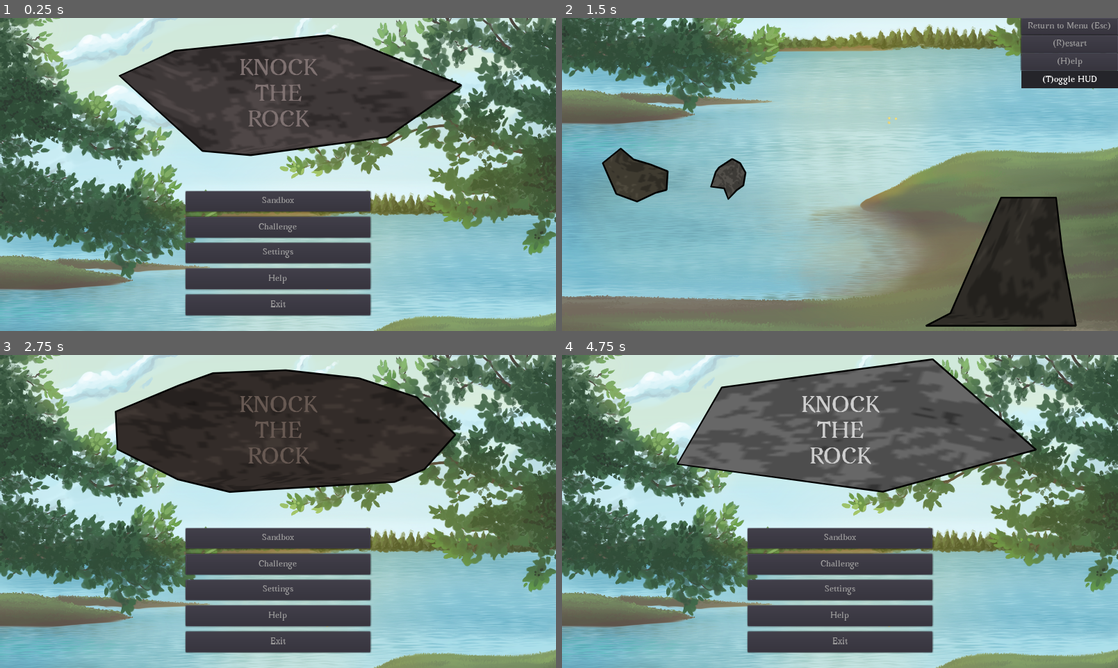
Above: before the commit, frames 1-4 (two rows, left to right).
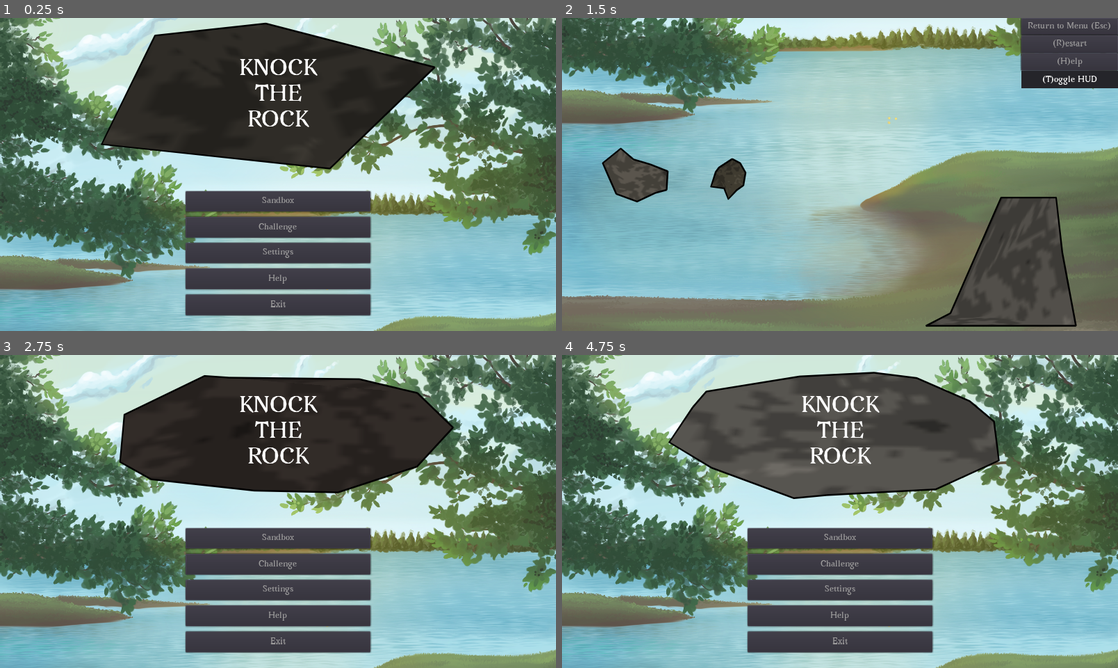
Above: after the commit, the same moments.

Repository: ebrahimebrahim/knock-the-rock
Game: Godot game, scene res://MenuScreen.tscn
Two runs of this game, one before a commit and one after it. Both use one fixed random seed, a clock stepped at 60 frames per second and the inputs below.
Inputs (mouse positions are in pixels of both pictures, inside the frame that each line leads up to):
- Up to frame 1 (0.25 s): no input
- Up to frame 2 (1.5 s): click "Sandbox" at 0.5 s; move the mouse to (962, 158) at 1.27 s; hold T (toggle_hud) from 1.28 s (still down); click (962, 158) at 1.42 s
- Up to frame 3 (2.75 s): release T (toggle_hud) at 2 s; click "Return to Menu (Esc)" at 2 s
- Up to frame 4 (4.75 s): click "Challenge" at 2.75 s; move the mouse to (728, 527) at 3.52 s; tap T (toggle_hud) at 3.6 s; click (728, 527) at 3.67 s; click "Return to Menu (Esc)" at 4.25 s

The runs differ from the first frame. In frame 1, 13% of the frame differs, in the area x 18-84%, y 1-49%; in frame 2, 4.4%; in frame 3, 3.8%; in frame 4, 8.6%.

Commit message:
make logo generation use RockPolygon code
This addresses the code duplication mentioned in
commit ae519ee8b952db9ca7d651352bee0dd9489e846f
Unfortunately it required the use of some weird "_init(blah).(blah)"
notation, which is explained in:
https://docs.godotengine.org/en/3.2/getting_started/scripting/gdscript/gdscript_basics.html#class-constructor

Diff:
--- a/ktr/BoulderPolygon.gd
+++ b/ktr/BoulderPolygon.gd
@@ -18,7 +18,7 @@
 # For some reason we need to have an _init defined if we want BoulderPolygon's properties to persist
 # This doesn't override RockPolygon's init; in fact it does nothing.
 # I don't understand why this is needed and it's really bothering me
-func _init():
+func _init().(true):
 	pass
 
 
--- a/ktr/Logo.gd
+++ b/ktr/Logo.gd
@@ -1,72 +1,10 @@
 extends Control
 
-var vertices = PoolVector2Array()
-var texture_uvs = PoolVector2Array()
-var texture : ImageTexture
-
-const colors = [Color("565656"),
-				Color("ffffff"),
-				Color("635353"),
-				Color("6f5e3f"),
-				Color("7d7e57")]
+const LogoPolygon = preload("LogoPolygon.gd")
+var logo_polygon : LogoPolygon
 
 func _ready():
 	randomize()
-	generate_texture()
-	modulate = generate_color()
-	generate_polygon()
-
-func generate_texture():
-	texture = ImageTexture.new()
-	var noise = OpenSimplexNoise.new()
-	noise.seed = randi()
-	noise.octaves = 6
-	noise.period = 256
-	noise.persistence = 1
-	noise.lacunarity = 2.54
-	var img = noise.get_image(64,64)
-	rockify_image(img)
-	texture.create_from_image(img)
-	texture.set_flags(texture.FLAGS_DEFAULT & ~(texture.FLAG_REPEAT))
-
-
-func rockify_image(img : Image) -> void:
-	img.convert(img.FORMAT_L8) # convert to grayscale
-	for i in range(len(img.data["data"])):
-		img.data["data"][i] = (img.data["data"][i]/32)*32
-
-
-func generate_color() -> Color:
-	var output_color = colors[randi()%colors.size()]
-	for _i in range(3):
-		output_color = output_color.linear_interpolate(colors[randi()%colors.size()],randf())
-	return output_color
-
-
-func random_point_in_disk_and_outside_disk(center_in : Vector2, radius_in : float, center_out : Vector2, radius_out : float):
-	var output = center_in+100*Vector2(radius_in,0)
-	while(output.distance_to(center_in) >= radius_in  or  output.distance_to(center_out)<radius_out):
-		output = Vector2(rand_range(center_in.x-radius_in,center_in.x+radius_in),rand_range(center_in.y-radius_in,center_in.y+radius_in))
-	return output
-
-
-func generate_polygon():
-	var x_radius = abs($xRadius.position.x)
-	var y_radius = abs($yRadius.position.y)
-	var r = y_radius
-	var n = 5 + randi()%11
-	var dt = 2*PI/n
-	var mini_r = r*sin(dt/2)
-	var stretch = x_radius / y_radius
-	for i in range(n):
-		var new_vert = random_point_in_disk_and_outside_disk(r*Vector2(cos(dt*i),sin(dt*i)),mini_r,Vector2(0,0),r)
-		new_vert.x *= stretch
-		vertices.push_back(new_vert)
-
-		texture_uvs.push_back(0.5*(Vector2(cos(dt*i),sin(dt*i)) + Vector2(1,1)))
-
-
-func _draw():
-	draw_polygon(vertices, [], texture_uvs, texture)
-	draw_polyline(vertices,Color(0.0,0.0,0.0),2.0,true)
-	draw_line(vertices[-1],vertices[0],Color(0.0,0.0,0.0),2.0,true)
+	logo_polygon = LogoPolygon.new(abs($xRadius.position.x),abs($yRadius.position.y))
+	add_child(logo_polygon)
+	move_child(logo_polygon,0) # Move to top to get drawn underneath oher stuff
--- /dev/null
+++ b/ktr/LogoPolygon.gd
@@ -0,0 +1,37 @@
+extends "res://RockPolygon.gd"
+
+var x_radius : float
+var y_radius : float
+
+
+# The ".(false)" thing is explained here:
+# https://docs.godotengine.org/en/3.2/getting_started/scripting/gdscript/gdscript_basics.html#class-constructor
+# The purpose is to tell RockPolygon's _init method to not generate polygon,
+# so that we can do it here instead, after we inititalize x_radius and y_radius
+func _init(p_x_radius : float, p_y_radius : float).(false):
+	assert(p_x_radius > 0)
+	assert(p_y_radius > 0)
+	x_radius = p_x_radius
+	y_radius = p_y_radius
+	generate_polygon()
+
+
+func random_point_in_disk_and_outside_disk(center_in : Vector2, radius_in : float, center_out : Vector2, radius_out : float):
+	var output = center_in+100*Vector2(radius_in,0)
+	while(output.distance_to(center_in) >= radius_in  or  output.distance_to(center_out)<radius_out):
+		output = Vector2(rand_range(center_in.x-radius_in,center_in.x+radius_in),rand_range(center_in.y-radius_in,center_in.y+radius_in))
+	return output
+
+
+func generate_polygon():
+	var r = y_radius
+	var n = 5 + randi()%11
+	var dt = 2*PI/n
+	var mini_r = r*sin(dt/2)
+	var stretch = x_radius / y_radius
+	for i in range(n):
+		var new_vert = random_point_in_disk_and_outside_disk(r*Vector2(cos(dt*i),sin(dt*i)),mini_r,Vector2(0,0),r)
+		new_vert.x *= stretch
+		vertices.push_back(new_vert)
+
+		texture_uvs.push_back(0.5*(Vector2(cos(dt*i),sin(dt*i)) + Vector2(1,1)))
--- a/ktr/RockPolygon.gd
+++ b/ktr/RockPolygon.gd
@@ -11,10 +11,15 @@
 				Color("7d7e57")]
 
 
-func _init():
+# The generate_polygons parameter can be optionally set to hold back polygon generation
+# This is useful for subclasses of RockPolygon that want to delay polygon generation until
+# they are ready. See the weird "_init().(blah)" notation here:
+# https://docs.godotengine.org/en/3.2/getting_started/scripting/gdscript/gdscript_basics.html#class-constructor
+func _init(generate_polygons = true):
 	generate_texture()
 	self_modulate = generate_color()
-	generate_polygon()
+	if generate_polygons:
+		generate_polygon()
 
 
 func generate_texture():
